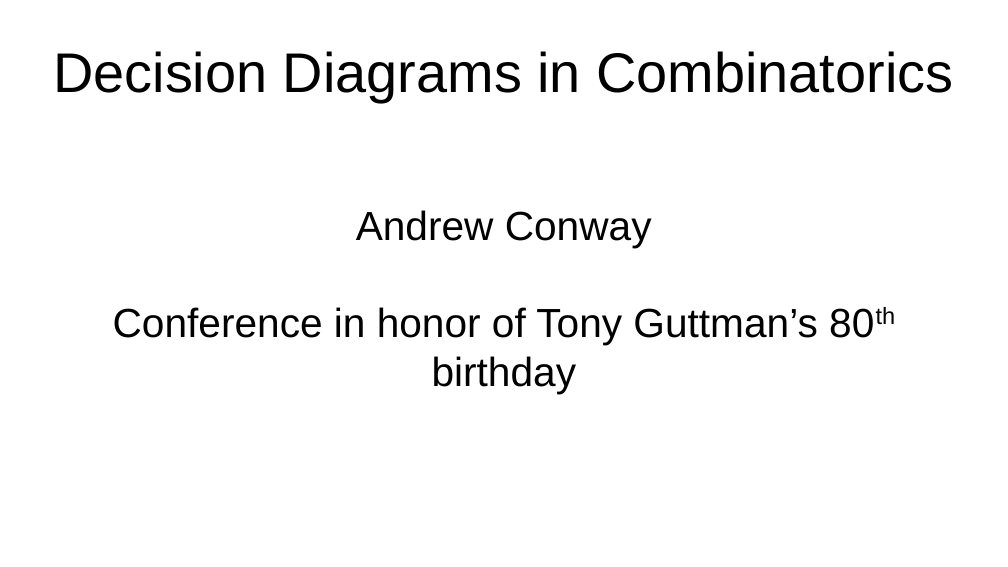
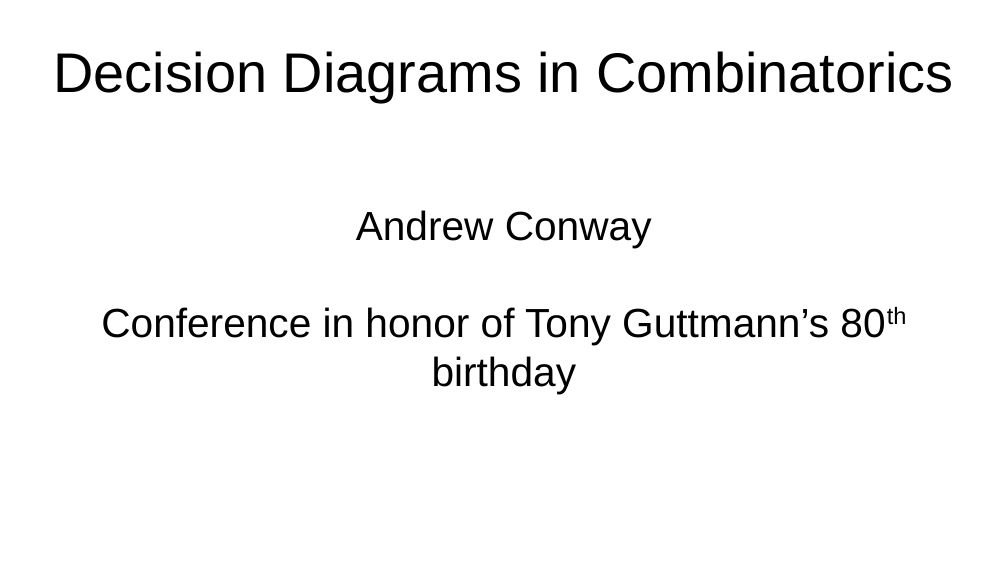
Before and after one commit to AndrewConway/xdd_pictures, a slide deck: slide 1 of TonyG talk/xDDs in combinatorics.odp. Drawn at 1008x567 pixels with LibreOffice and Linux fonts; fonts in the diff are those of the drawing. Boxes give left, top, right and bottom in pixels: in the first picture for what was removed or moved away, otherwise in the second. Text is boxed around its words. In the diff, an @@ line names an element or a change of style, - is before the commit and + after.

Commit message:
Typo

```diff
--- a/TonyG talk/xDDs in combinatorics.odp
+++ b/TonyG talk/xDDs in combinatorics.odp
@@ subtitle at (101, 307, 829, 394): text changed @@
-Conference in honor of Tony Guttman’s 80th birthday
+Conference in honor of Tony Guttmann’s 80th birthday
```
